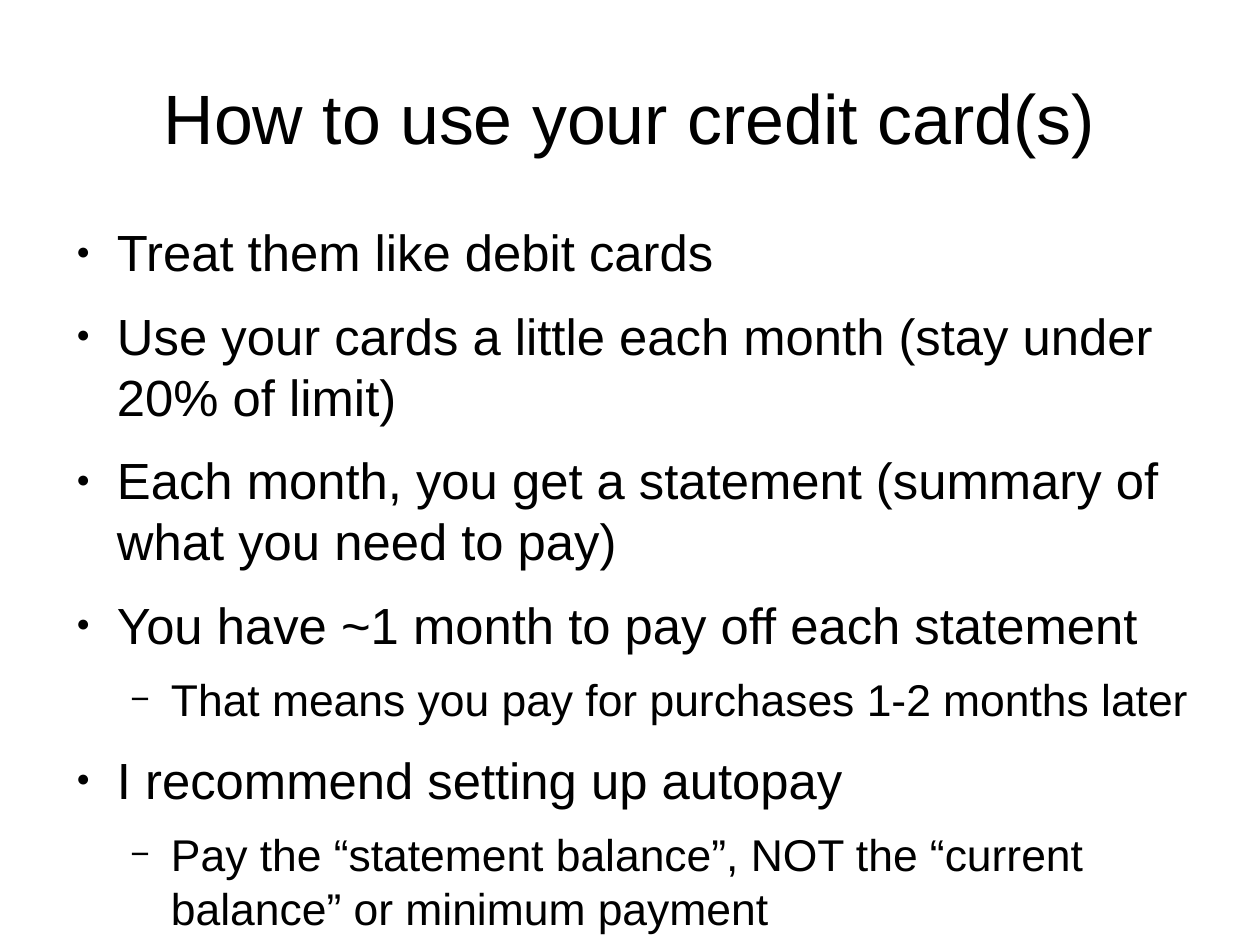
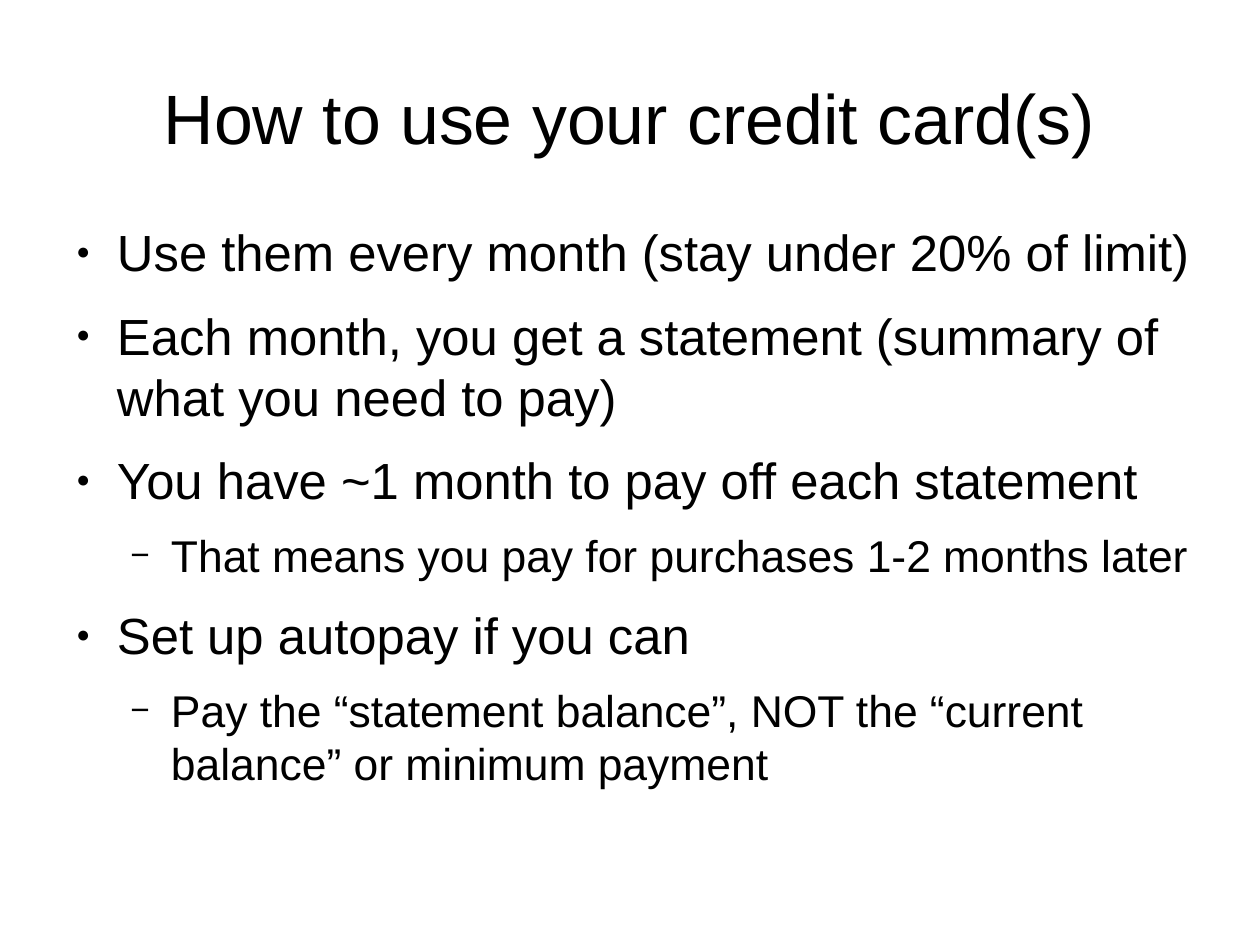
Before and after one commit to rettigs/presentations, a slide deck: slide 93 of finance_talk.odp (slide 105 before the commit). Drawn at 1260x945 pixels with LibreOffice and Linux fonts; fonts in the diff are those of the drawing. Boxes give left, top, right and bottom in pixels: in the first picture for what was removed or moved away, otherwise in the second. Text is boxed around its words. In the diff, an @@ line names an element or a change of style, - is before the commit and + after.

```diff
--- a/finance_talk.odp
+++ b/finance_talk.odp
@@ text at (x1=117, y1=234, x2=1189, y2=282): text changed @@
-● Treat them like debit cards
-● Use your cards a little each month (stay under 20% of limit)
+● Use them every month (stay under 20% of limit)
@@ text at (x1=117, y1=617, x2=690, y2=665): text changed @@
-● I recommend setting up autopay
+● Set up autopay if you can
```
Also in this commit, not shown: 50 other slides changed, 8 slides added, 9 slides removed.
